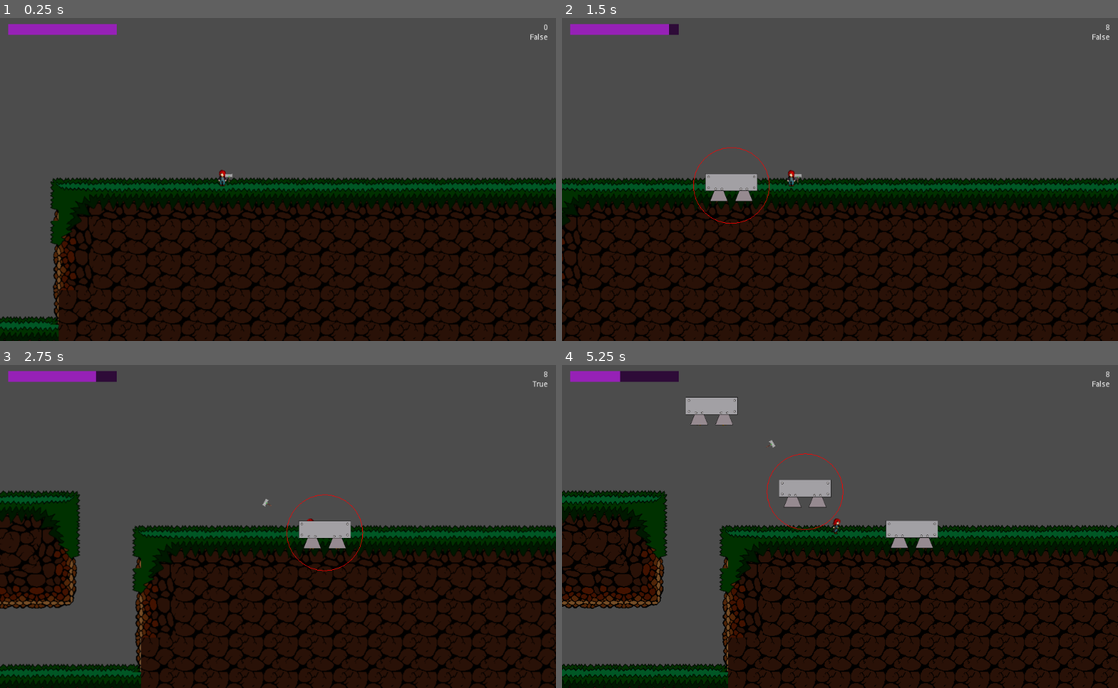
Above: before the commit, frames 1-4 (two rows, left to right).
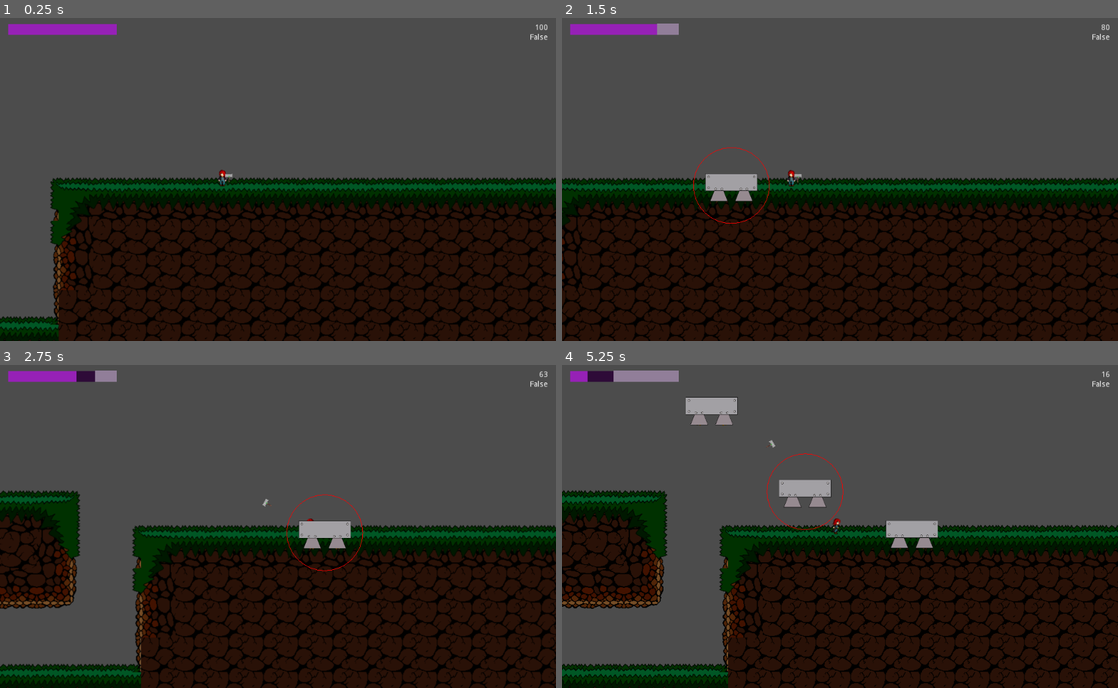
Above: after the commit, the same moments.

Repository: Jantho1990/Hammertime-Prototype
Game: Godot game, scene res://screens/GameScreen.tscn
Same seed, same stepped clock (60 frames per second), same inputs: the game is played once before the commit and once after it.
Inputs (mouse positions are in pixels of both pictures, inside the frame that each line leads up to):
- Up to frame 1 (0.25 s): no input
- Up to frame 2 (1.5 s): tap Enter (ui_accept) at 0.5, 0.77 s; move the mouse to (812, 244) at 0.52 s; hold D (ui_right) 0.53-1.25 s; right-click (812, 244) at 0.6 s; click (812, 244) at 0.67 s; drag from (751, 182) to (584, 205) at 1.27 s
- Up to frame 3 (2.75 s): move the mouse to (111, 478) at 2.02 s; hold A (ui_left) from 2.03 s (still down); right-click (111, 478) at 2.1 s
- Up to frame 4 (5.25 s): release A (ui_left) at 2.75 s; drag from (867, 526) to (617, 516) at 2.77 s; move the mouse to (756, 445) at 3.52 s; hold A (ui_left) 3.53-4.25 s; click (756, 445) at 3.6 s; tap Enter (ui_accept) at 3.77 s; right-click (756, 445) at 3.8 s; drag from (962, 510) to (662, 516) at 4.27 s; move the mouse to (789, 406) at 5.02 s; hold D (ui_right) from 5.03 s (still down); right-click (789, 406) at 5.1 s; click (789, 406) at 5.17 s

The runs differ from the first frame. In frame 1, less than 0.1% of the frame differs, in the area x 96-98%, y 1-4%; in frame 2, 0.2%; in frame 3, 0.3%; in frame 4, 0.6%, in the area x 4-99%, y 1-6%.

Commit message:
implemented spellcaster mana total reduction ability; creating constructs now reduce total mana

Diff:
--- a/entities/constructs/Construct.gd
+++ b/entities/constructs/Construct.gd
@@ -22,7 +22,7 @@
 
 func _physics_process(delta):
   # GlobalSignal.dispatch('debug_label', { 'text': position })
-  GlobalSignal.dispatch('debug_label', { 'text': CollisionArea.collision_layer })
+  # GlobalSignal.dispatch('debug_label', { 'text': CollisionArea.collision_layer })
   if Selection.selected_entity == self and Placeable.allowed_to_move and \
     not CollisionArea.collision_layer == COLLISION_LAYERS.MOVING:
       CollisionArea.collision_layer = COLLISION_LAYERS.MOVING
--- a/entities/weapon/HammerWeapon.gd
+++ b/entities/weapon/HammerWeapon.gd
@@ -41,8 +41,8 @@
   __delta = delta
   dir = parent.direction
   cursor_position = get_local_mouse_position()
-  GlobalSignal.dispatch('debug_label', { 'text': current_throw_state })
-  GlobalSignal.dispatch('debug_label2', { 'text': $ThrowTween.is_active() })
+  # GlobalSignal.dispatch('debug_label', { 'text': current_throw_state })
+  # GlobalSignal.dispatch('debug_label2', { 'text': $ThrowTween.is_active() })
   match current_throw_state:
     throw_state.THROWING:
       handle_throw_state_throwing()
--- a/spells/CreateConstruct.gd
+++ b/spells/CreateConstruct.gd
@@ -5,4 +5,9 @@
   .effect()
   var caster = Spellcaster.Caster
   if caster.Weapon.throwing:
-    GlobalSignal.dispatch('build_unit', { 'unit_name': 'PlatformConstruct', 'pos': caster.Weapon.global_position }) # hardcoding for now; should draw from construct build selector whenever that gets built
+    Spellcaster.reduce_mana_total(cost)
+    GlobalSignal.dispatch('build_unit', {
+      'unit_name': 'PlatformConstruct',
+      'pos': caster.Weapon.global_position, # hardcoding for now; should draw from construct build selector whenever that gets built
+      'cost': cost
+    })
--- a/systems/spellcaster/Spellcaster.gd
+++ b/systems/spellcaster/Spellcaster.gd
@@ -10,6 +10,8 @@
 export(float) var recharge_rate = 1
 
 var recharge_time = 0
+var reduction_amount = 0
+var calculated_mana_total = mana_total - reduction_amount
 
 #export(String, 'Red', 'Fireball', 'Levitate', 'Shield') var spellNames
 export(NodePath) var active_spell setget set_active_spell,get_active_spell
@@ -58,8 +60,8 @@
     mana_current += recharge_amount
     recharge_time -= recharge_rate
 
-  if mana_current > mana_total:
-    mana_current = mana_total
+  if mana_current > calculated_mana_total:
+    mana_current = calculated_mana_total
 
 #	GlobalSignal.dispatch('update_ui_sanity', {
 #		'current': mana_current
@@ -126,3 +128,8 @@
 
 func get_active_spell():
   return active_spell
+
+func reduce_mana_total(amount):
+  reduction_amount += amount
+  calculated_mana_total = mana_total - reduction_amount
+  GlobalSignal.dispatch('reduce_energy', { 'reduction': amount })
--- a/systems/unit_builder/UnitBuilder.gd
+++ b/systems/unit_builder/UnitBuilder.gd
@@ -34,6 +34,7 @@
 #	breakpoint
   var unit_name = data.unit_name
   var unit_position = data.pos
+  var unit_cost = data.cost
 
   if buildable_units.has(unit_name):
     print('Building unit ', unit_name)
@@ -48,5 +49,6 @@
       'entity': unit,
       'instance': false,
       'container_id': unit_name,
-      'position': unit_position
+      'position': unit_position,
+      'cost': unit_cost
     })
--- a/ui/SpellcasterEnergyBar.gd
+++ b/ui/SpellcasterEnergyBar.gd
@@ -14,6 +14,12 @@
   GlobalSignal.listen('set_energy', self, '_on_Set_energy')
   GlobalSignal.listen('energy_change', self, '_on_Energy_change')
   GlobalSignal.listen('reduce_energy', self, '_on_Reduce_energy')
+
+func _physics_process(_delta):
+  GlobalSignal.dispatch('debug_label', { 'text': EnergyBar.value })
+  GlobalSignal.dispatch('debug_label2', { 'text': EnergyBar.value > (EnergyBar.max_value - ReductionBar.value) })
+  if EnergyBar.value > (EnergyBar.max_value - ReductionBar.value):
+    EnergyBar.value = ReductionBar.value
 
 func _on_Set_energy(data):
   if data.has('energy'):
@@ -47,7 +53,9 @@
 func _on_Reduce_energy(data):
   var reduction = data.reduction
   ReductionBar.value += reduction
+  # EnergyBar.max_value = ReductionBar.value
 
 func _on_Increase_energy(data):
   var increase = data.increase
   ReductionBar.value -= increase
+  # EnergyBar.max_value = ReductionBar.value
--- a/ui/SpellcasterEnergyBar.tscn
+++ b/ui/SpellcasterEnergyBar.tscn
@@ -43,8 +43,8 @@
 margin_left = 200.0
 margin_top = 20.0
 margin_right = 200.0
-margin_bottom = 20.0
-rect_rotation = 180.0
+margin_bottom = 21.0
+rect_scale = Vector2( -1, -1 )
 custom_styles/fg = SubResource( 3 )
 custom_styles/bg = SubResource( 4 )
 step = 1.0
